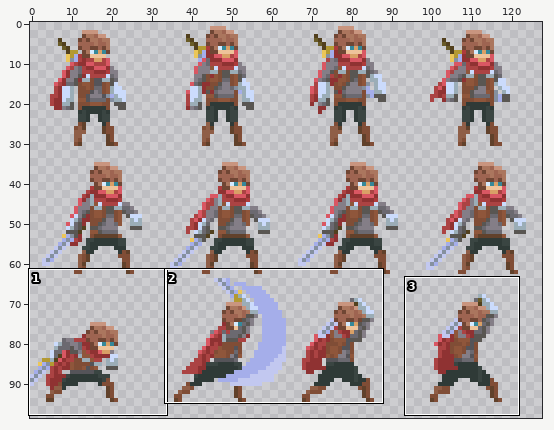
Sprite sheet, stored at images/avatar.png. Above, an overview of the earlier version with the close-up marked.
Close-up. The starting point:
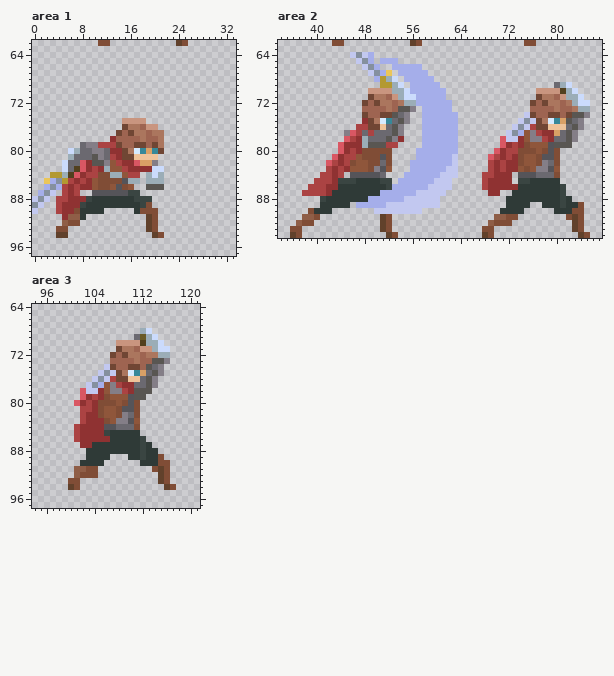
The file is 128x128 pixels. Colours within 5 levels of each other are drawn and written as one. Shown: area 1: x 0..33, y 62..97; area 2: x 34..87, y 62..94; area 3: x 94..121, y 64..97. The wide view leaves out empty margins.
The same view after the edit:
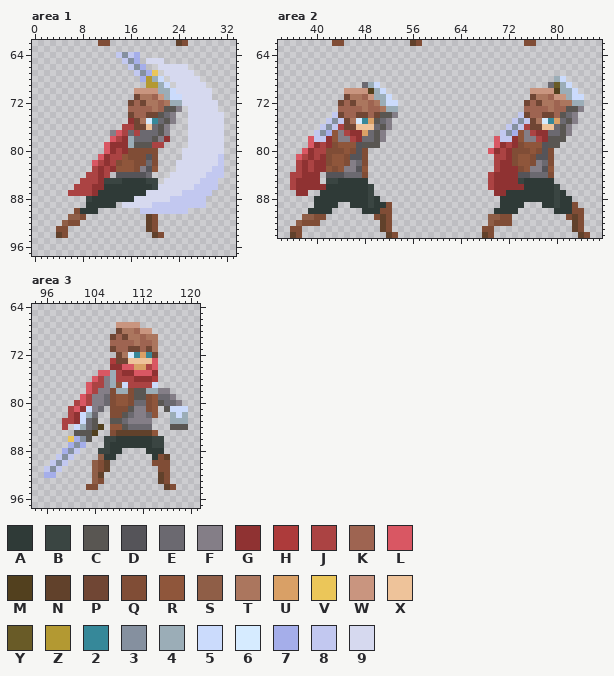
Palette (. is transparent): A #2f3a37  B #3a4542  C #595652  D #555459  E #6b6970  F #847e87  G #8f3232  H #ad3b3b  J #ab4343  K #9e6451  L #d95763  M #52401e  N #61412b  P #704634  Q #804d36  R #8f563b  S #8f5e47  T #ab765e  U #d9a066  V #ebc659  W #c9957f  X #eec39a  Y #695b27  Z #b39932  2 #368899  3 #85909f  4 #9badb7  5 #cbdbfc  6 #d6ebff  7 #a5aeea  8 #c2c8f0  9 #d6d9ef
Edits made:
Changed rows in their new state; - is an unchanged pixel.
Area 1:
first column x 0:
64 --------------8387--------------
65 ---------------837-999----------
66 ----------------837--99999------
67 -----------------837V-99999-----
68 ------------------7Z45-99999----
69 -------------------ZZ45-99999---
70 -----------------WWWW445999999--
71 -----------------PTTKW45599999--
72 ----------------PKPTTKT44999999-
73 ----------------KKKKTKCCF-99999-
74 ----------------PKKPPCEF--999999
75 ---------------.GPT62ECF--999999
76 ---------------JJPPXECF---999999
77 -------------FLJEJEEECF---999999
78 -------------LJG4EEECFG---999999
79 --------....LGGG4CCCJJ----999999
80 ------......L-JGQQQQQ.---9999999
81 ------.....LG-JRQQQDQ----9999998
82 -----.....LJGJQRRQQEQ---99999998
83 -----.....--JG-RRQFDR.--99999988
84 ---......--GJ.DDDDDE..-999999888
85 --......-JJGBBBAAAABB.999999888-
86 --.....-JJGGAAAAAAAAB9999998888-
87 -...-.J-JJGAAAAAAAA99999988888--
88 ...-.....--------999999888888---
89 ..--.....-----.99999888888888---
90 .---...----.-----.88888888------
91 -----.--Q-----------------------
94 -----Q--------------------------
Area 2:
first column x 36:
64 ----------....------------------------------------
65 -----------...-...--------------------------------
66 ------------...--.....----------------------------
67 -------------....-.....---------------------------
68 --------------....-.....--------------------45----
69 ------------E45....-.....------------------EY-----
70 ---------WWWWM45..........--------------W---M4----
71 ---------PTTKW445.........--------------PT-KW--5--
72 --------PKPTT-T455.........------------PKPT-KT--4.
73 --------KKKKT--T44...-.....------------K---TK-CCF.
74 -------8PKKP--PCCF..--......----------8PK-P-KCEF..
75 ------838PT62UCEF...--......---------838PT62UE-F.-
76 -----838JPPXXXECF..---......--------838JP-X-ECF..-
77 ----837RFJGGUECF...---......-------837RFJG-EECF.--
78 ---L88GRFF--E-CF...---......------L8-GRF-JGCCC..--
79 ---LGJGQRRRDC--...----......------LGJGQR--DC-..---
80 --LGJJQQQRQD-....----.......-----LGJGQ--RQDQ.-----
81 -LJGJGQRRQDD-....----.......-----.-JGQR-QD-Q.-----
82 -JGJGGQRRQFEQ....---........-----.JG-QR-QFEQ.-----
83 -JGJGGRQRFFD-....---........-----.JG--QRF-DR.-----
84 JJGGG.DDDEEEQ...---.........----.----G--E--Q.-----
85 JGGGG.BBAAA--....-.........-----.J---G-A----.-----
86 JGGGGGAA-----B.............-----.J----G-----B.----
87 -GG..AA------B............-------.-GA-------BA----
88 ----AA-------BA..........----------A--------BA----
89 ----A---..AAABAAQ........----------A---.----BA-Q.-
90 ---A--------AAAQQ.....------------A---.-----------
91 -----Q--------Q------------------S-Q-.------------
92 ----Q---------------------------------------------
Area 3:
first column x 96:
67 ------------WWWW--------
68 ------------PTTKWW------
69 -----------PKPTTKTT-----
70 -----------KKKKTKKT.----
71 -----------PKKPPKPT..---
72 -----------.PT62U2P..---
73 -----------HPPXXXXL..---
74 ----------.GGLLUUJL.----
75 ---------LL4JGGLLLG.----
76 --------LJF4JJJGGGH-----
77 -------LJJF4R5JJJJ5-----
78 ------.LJFFQ44Q--44FF---
79 -------JFFEQ--Q--QREEF--
80 -----JL-FFE--RQEEQRCEEF-
81 ----JLG5FE.Q-QCFFQR-C555
82 ----JG54E..Q-C-FFER--454
83 ---JJG5EC..CCEFFFF---444
84 ---J-54ECM.RRC-EEE---CCC
85 -----CCCM..QNNNNNNR-----
86 ----V73C..BB----AABB----
87 ----737...B-----A-BB----
88 ---738-..BB--....--A----
89 --838--..S-A--....--N---
90 -838--..SQN-----..Q-----
91 838--...SQN-------.Q----
92 77---...SN--------------
93 ----..--SQ--------------
94 ----..-QQ---------------
Changed places in both close-ups, as pixel boxes (x1, y1, x2, y2):
changed: (32, 52, 224, 238)
changed: (290, 52, 458, 226)
changed: (482, 76, 590, 220)
changed: (44, 322, 188, 490)
